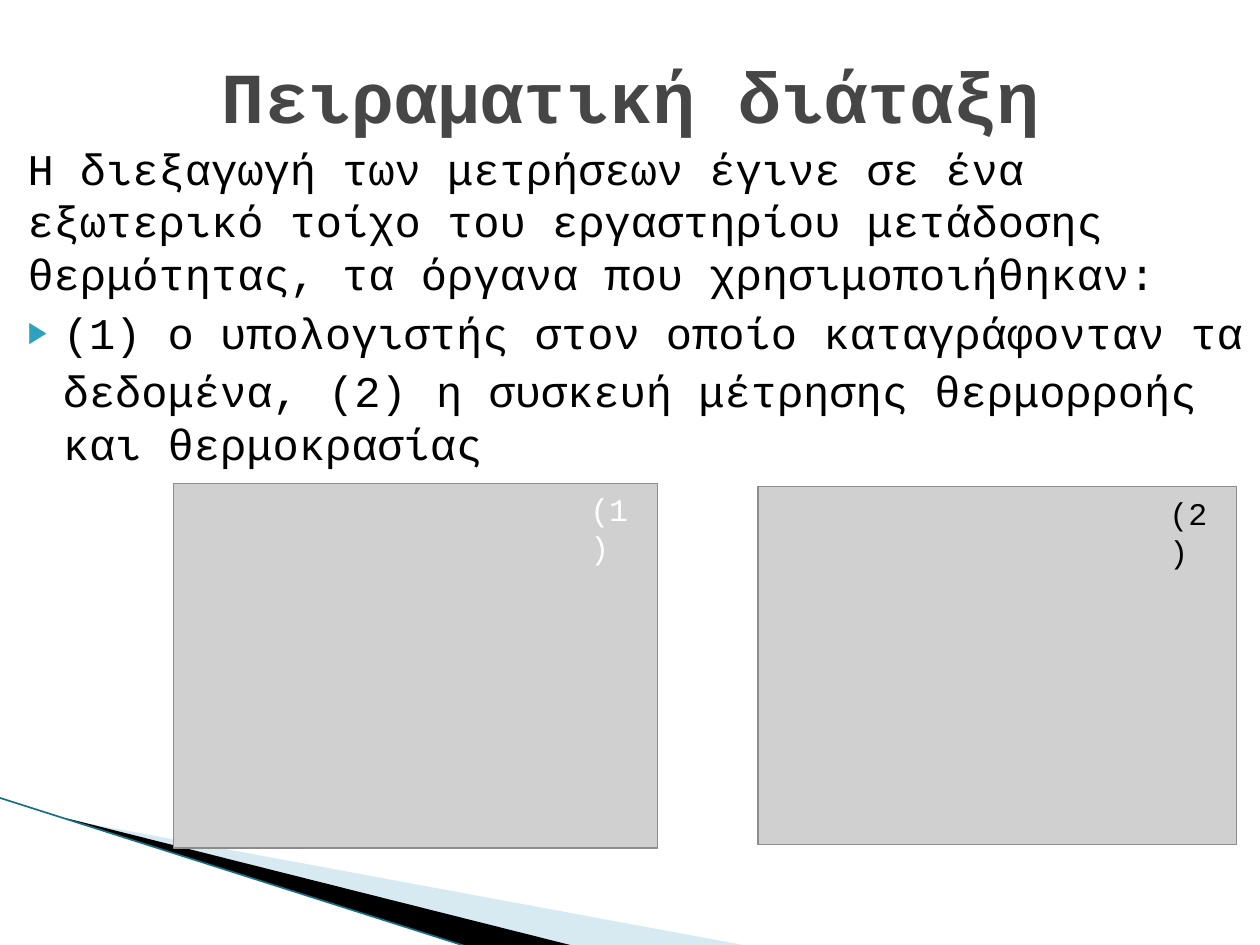
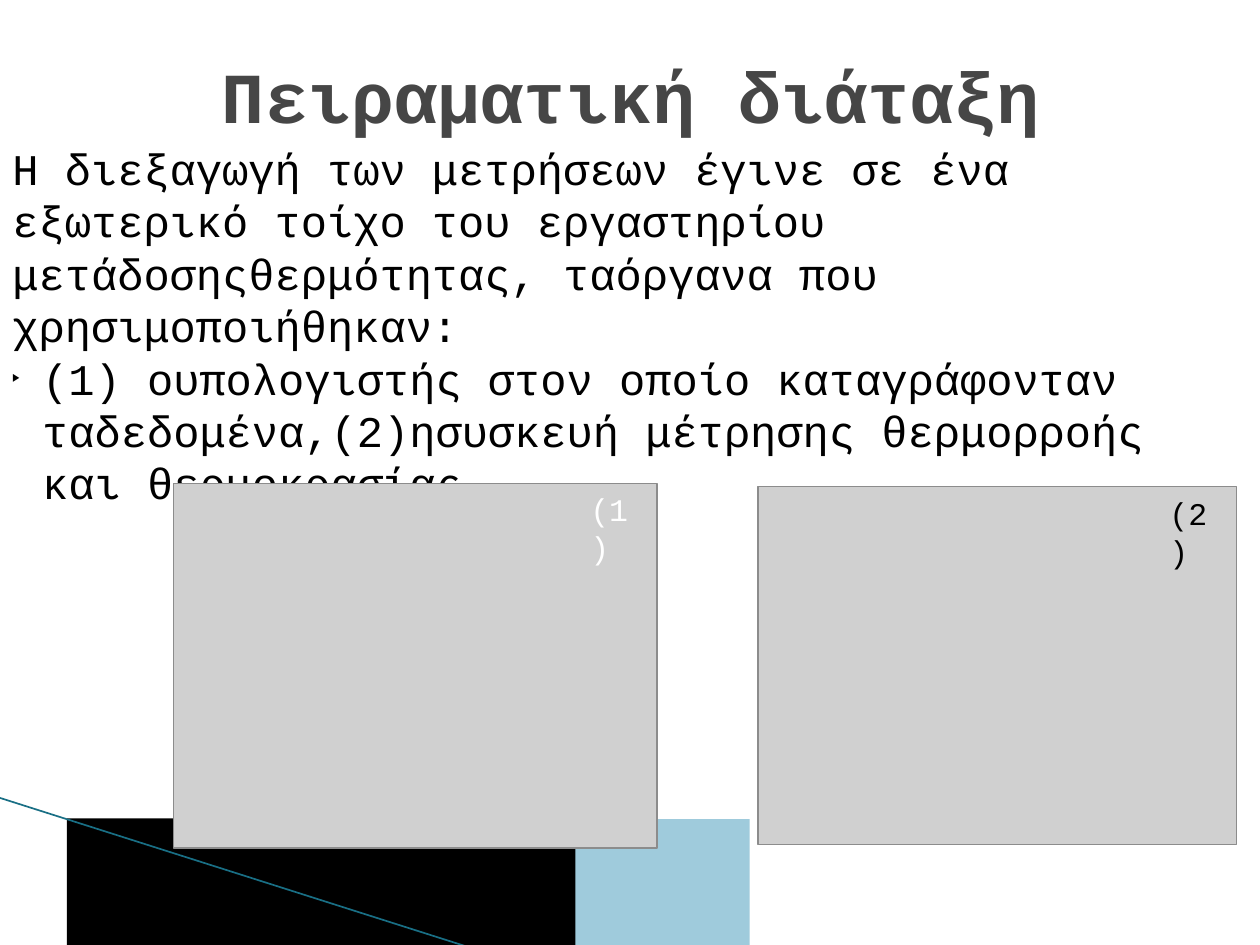
Before and after one commit to DeathNex/bark_GUI, a slide deck: slide 6 of Thesis Documents/Info on bark (chapter 2)/(2) Παρουσίαση πτυχιακής.pptx. Drawn at 1260x945 pixels with LibreOffice and Linux fonts; fonts in the diff are those of the drawing; grey boxes stand for pictures; background and template pictures are left out. Boxes give left, top, right and bottom in pixels: in the first picture for what was removed or moved away, otherwise in the second. Text is boxed around its words. In the diff, an @@ line names an element or a change of style, - is before the commit and + after.

```diff
--- a/Thesis Documents/Info on bark (chapter 2)/(2) Παρουσίαση πτυχιακής.pptx
+++ b/Thesis Documents/Info on bark (chapter 2)/(2) Παρουσίαση πτυχιακής.pptx
@@ text at [12,154,1143,513]: text changed @@
-Η διεξαγωγή των μετρήσεων έγινε σε ένα εξωτερικό τοίχο του εργαστηρίου μετάδοσης θερμότητας, τα όργανα που χρησιμοποιήθηκαν:
-▶ (1) ο υπολογιστής στον οποίο καταγράφονταν τα δεδομένα, (2) η συσκευή μέτρησης θερμορροής και θερμοκρασίας
+Η διεξαγωγή των μετρήσεων έγινε σε ένα εξωτερικό τοίχο του εργαστηρίου μετάδοσηςθερμότητας, ταόργανα που χρησιμοποιήθηκαν:
+▶ (1) ουπολογιστής στον οποίο καταγράφονταν ταδεδομένα,(2)ησυσκευή μέτρησης θερμορροής και θερμοκρασίας
@@ line (0, 798) - (467, 945): stroke #97C5D8 0.95 pt to #196F85 0.96 pt @@
@@ freeform shape removed at [67,818,576,945] @@
@@ rectangle added at [67,818,576,945], fill #000000 @@
@@ freeform shape removed at [69,819,750,945] @@
@@ rectangle added at [69,819,750,945], fill #9FCBDC @@
```
Also in this commit, not shown: 33 other slides changed, 53 other files.
